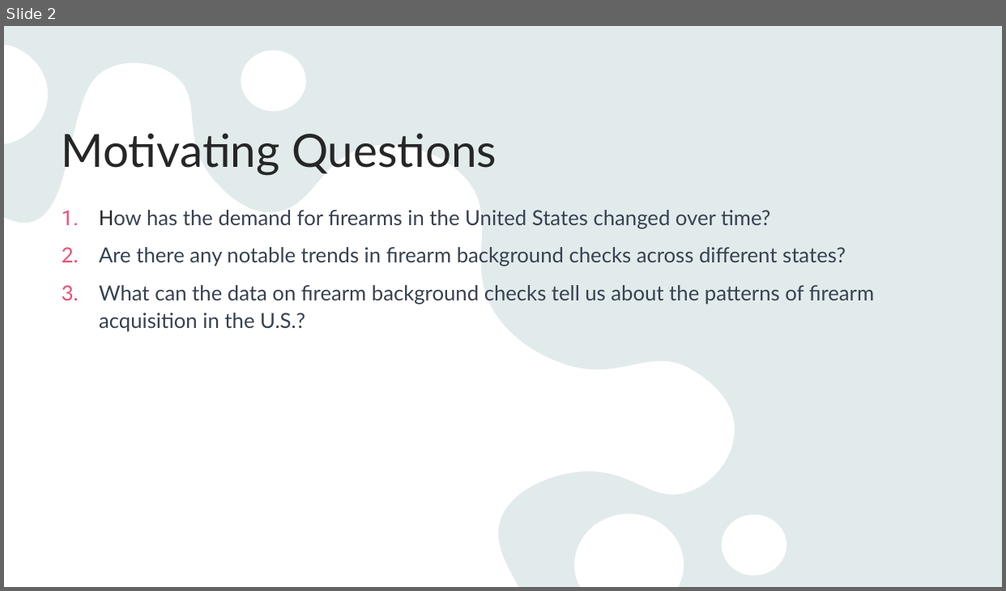
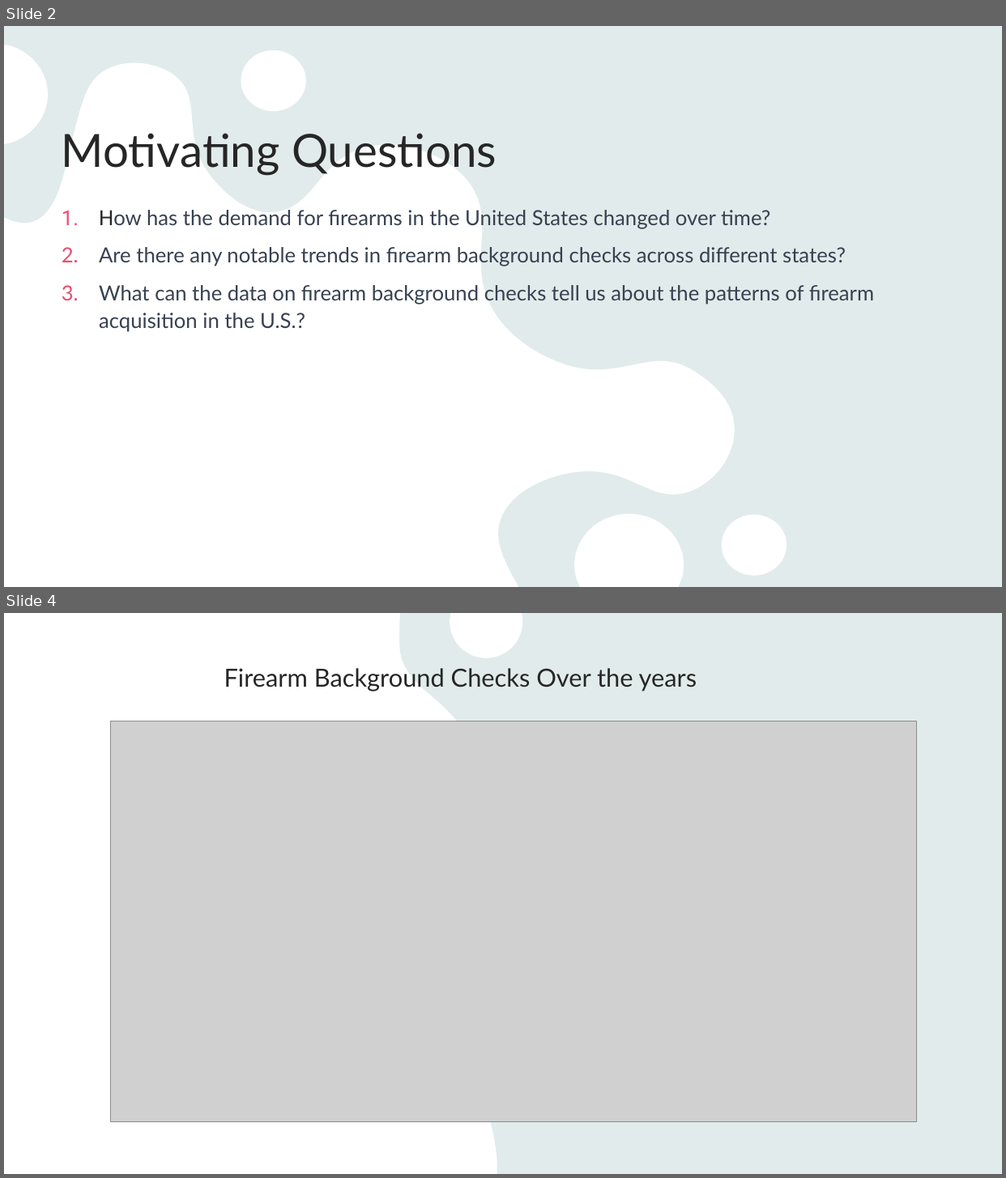
Before and after one commit to VUDataSci/data-presentation-aryaan05, a slide deck: Slides.pptx. Shown one above the other, each under a label of ours: slide 2 before the commit, slides 2 and 4 after it; the slides between them are not shown. The pictures are 1006x591 and 1006x1178 pixels, drawn with LibreOffice and Linux fonts; fonts in the diff are those of the drawing; grey boxes stand for pictures. Boxes give left, top, right and bottom in pixels: in the first picture for what was removed or moved away, otherwise in the second. Text is boxed around its words. In the diff, an @@ line names an element or a change of style, - is before the commit and + after.

```diff
--- a/Slides.pptx
+++ b/Slides.pptx
@@ slide 4 added at (x1=4, y1=613, x2=1002, y2=1174), background #E9F3F3; not listed: 1 template element that a slide beside it also shows @@
@@ rectangle added at (x1=4, y1=613, x2=1002, y2=1174), fill #E9F3F3 @@
@@ rectangle added at (x1=4, y1=613, x2=1002, y2=1174), fill #AEAEAE at 10% opacity @@
@@ freeform shape added at (x1=4, y1=613, x2=522, y2=1174), fill #FFFFFF @@
@@ title added at (x1=224, y1=668, x2=697, y2=692), 24 pt, text #262626 @@
+Firearm Background Checks Over the years
@@ picture added at (x1=111, y1=721, x2=918, y2=1122) @@
```
Also in this commit, not shown: 1 slide changed, 1 other slide added, 1 slide removed.
